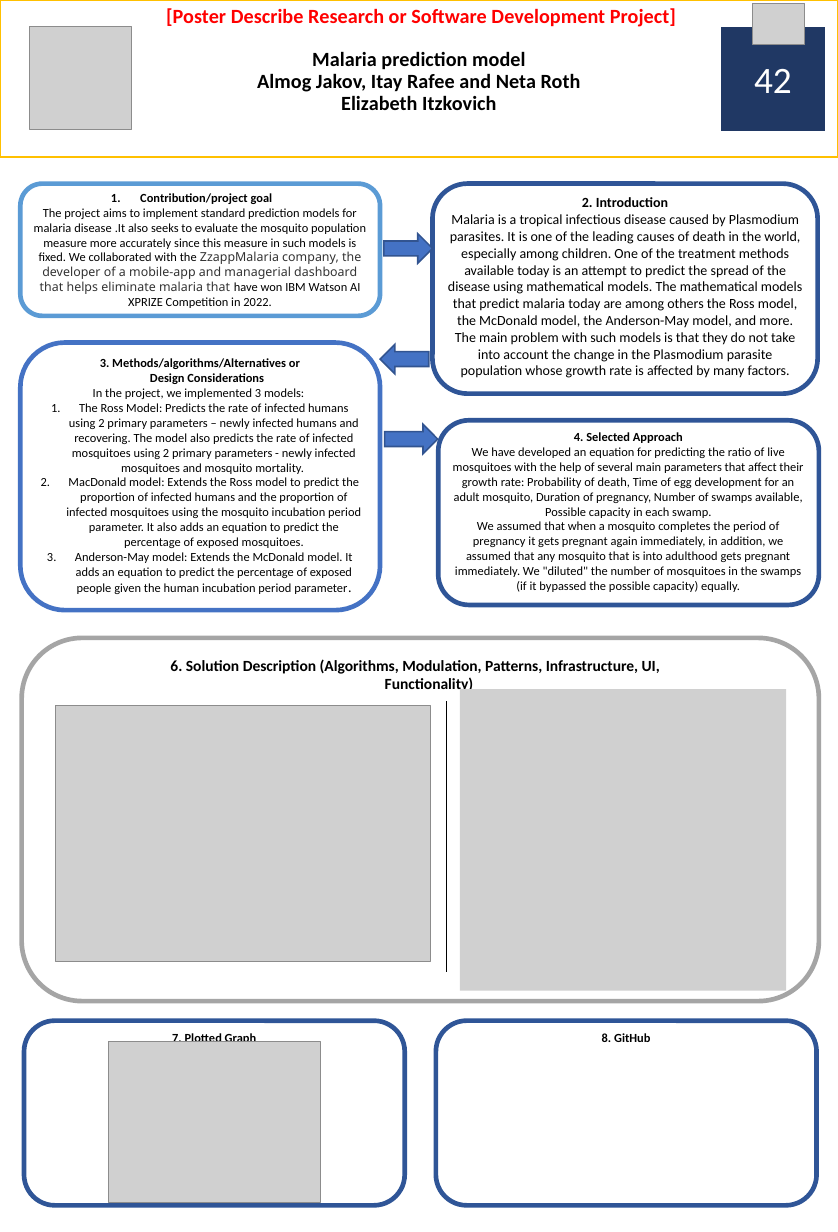
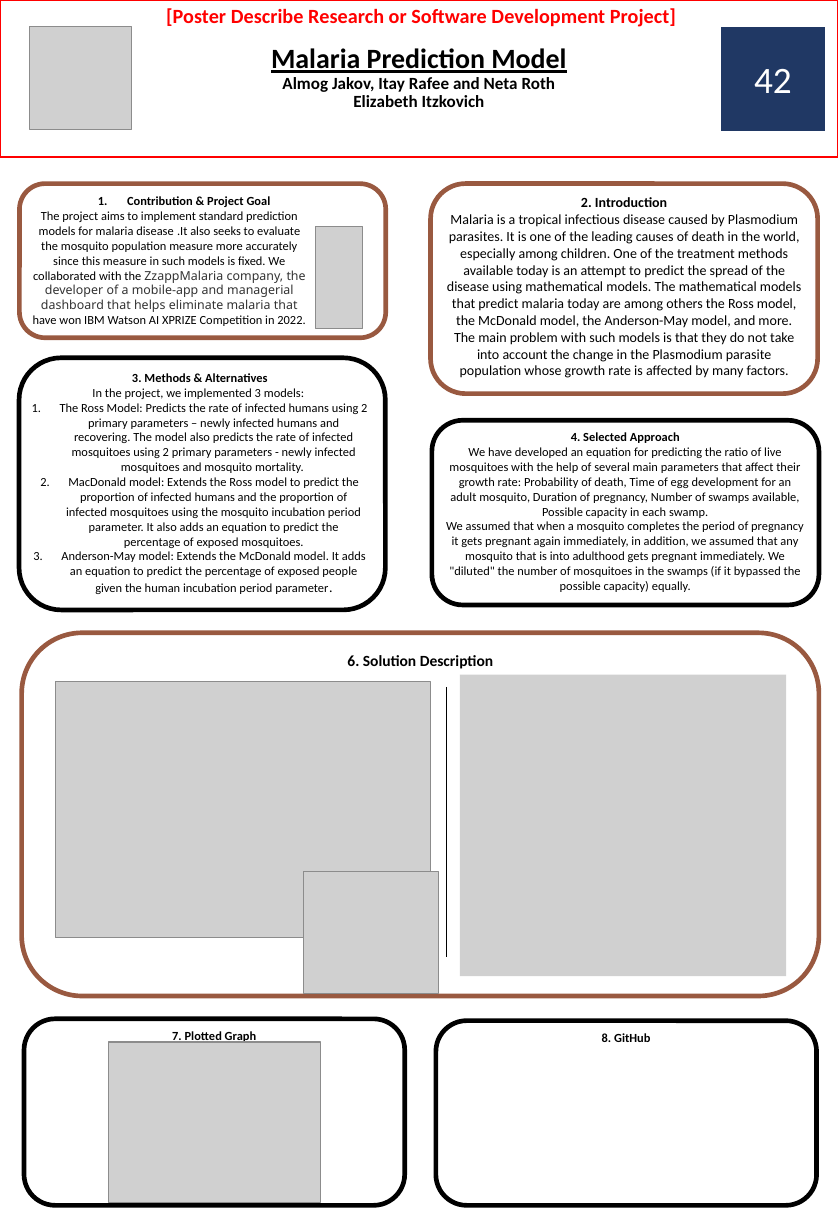
Before and after one commit to itay-rafee/Mathematical-Model-of-Malaria, a slide deck: slide 1 of poster.pptx. Drawn at 838x1232 pixels with LibreOffice and Linux fonts; fonts in the diff are those of the drawing; grey boxes stand for pictures. Boxes give left, top, right and bottom in pixels: in the first picture for what was removed or moved away, otherwise in the second. Text is boxed around its words. In the diff, an @@ line names an element or a change of style, - is before the commit and + after.

Commit message:
updated poster

```diff
--- a/poster.pptx
+++ b/poster.pptx
@@ subtitle "[Poster Describe Research or Software ..." at [0, 0, 838, 156]: outline #FFC000 1 pt to #FF0000 1 pt @@
@@ subtitle at [166, 8, 676, 107]: text changed @@
-[Poster Describe Research or Software Development Project]
-Malaria prediction model
-Almog Jakov, Itay Rafee and Neta Roth
-Elizabeth Itzkovich
+[Poster Describe Research or Software Development Project]
+Malaria Prediction Model
+Almog Jakov, Itay Rafee and Neta Roth
+Elizabeth Itzkovich
@@ picture removed at [753, 3, 806, 45] @@
@@ rounded rectangle "Contribution & Project Goal": place and size @@
-rounded rectangle "Contribution & Project Goal" at [20, 183, 380, 315]
+rounded rectangle "Contribution & Project Goal" at [19, 183, 385, 337]
@@ rounded rectangle "Contribution & Project Goal" at [19, 183, 385, 337]: outline #5B9BD5 3 pt to #995940 3 pt @@
@@ text in rounded rectangle at [127, 196, 271, 207]: text changed @@
-1. Contribution/project goal
+  1. Contribution & Project Goal
@@ rounded rectangle "2. Introduction" at [430, 183, 817, 393]: outline #2F5597 3 pt to #995940 3 pt @@
@@ picture added at [315, 227, 362, 330] @@
@@ left arrow removed at [384, 234, 434, 263] @@
@@ rounded rectangle "3. Methods & Alternatives": place and size @@
-rounded rectangle "3. Methods & Alternatives" at [20, 343, 380, 610]
+rounded rectangle "3. Methods & Alternatives" at [19, 358, 385, 610]
@@ rounded rectangle "3. Methods & Alternatives" at [19, 358, 385, 610]: outline #4472C4 3 pt to #000000 3 pt @@
@@ right arrow removed at [380, 344, 429, 373] @@
@@ text in rounded rectangle at [132, 373, 267, 382]: text changed @@
-3. Methods/algorithms/Alternatives or
-Design Considerations
+3. Methods & Alternatives
@@ left arrow removed at [384, 425, 438, 454] @@
@@ outline #2F5597 3 pt to #000000 3 pt in 3 elements at [436, 1020, 817, 1204], [25, 1019, 406, 1206], [432, 420, 819, 604] @@
@@ rounded rectangle "4. Selected Approach": place and size @@
-rounded rectangle "4. Selected Approach" at [438, 420, 819, 604]
+rounded rectangle "4. Selected Approach" at [432, 420, 819, 604]
@@ rounded rectangle "6. Solution Description": place and size @@
-rounded rectangle "6. Solution Description" at [21, 638, 819, 1001]
+rounded rectangle "6. Solution Description" at [21, 632, 819, 996]
@@ rounded rectangle "6. Solution Description" at [21, 632, 819, 996]: outline #A5A5A5 3 pt to #995940 3 pt @@
@@ text in rounded rectangle at [347, 655, 493, 669]: text changed @@
-6. Solution Description (Algorithms, Modulation, Patterns, Infrastructure, UI,
-Functionality)
+6. Solution Description
@@ picture: place and size @@
-picture at [56, 705, 431, 961]
+picture at [56, 682, 431, 937]
@@ line moved from (446, 702) - (446, 971) to (446, 687) - (446, 958) @@
@@ picture: place and size @@
-picture at [460, 689, 787, 991]
+picture at [460, 675, 787, 977]
@@ picture added at [304, 872, 439, 993] @@
```
